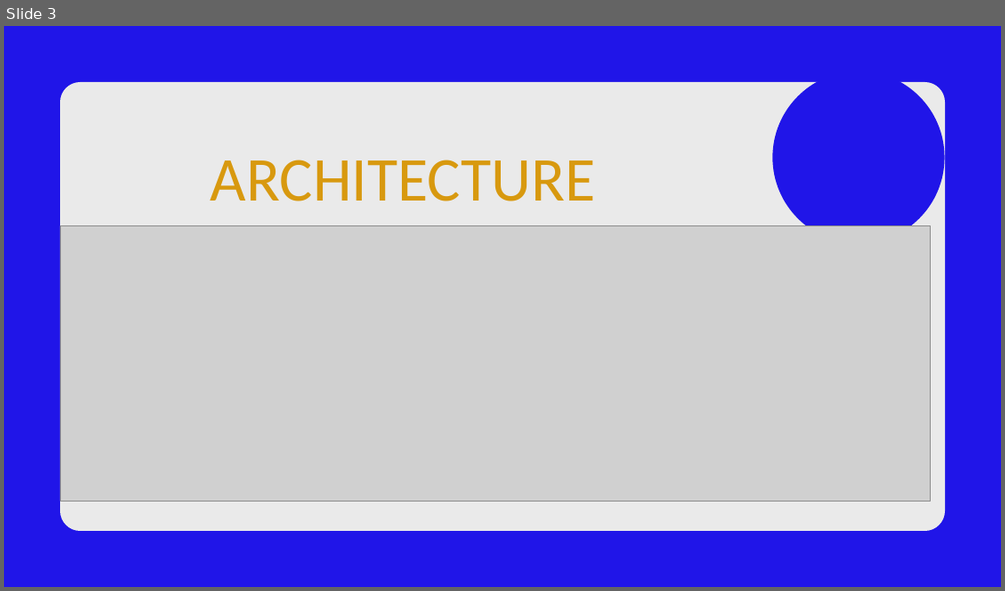
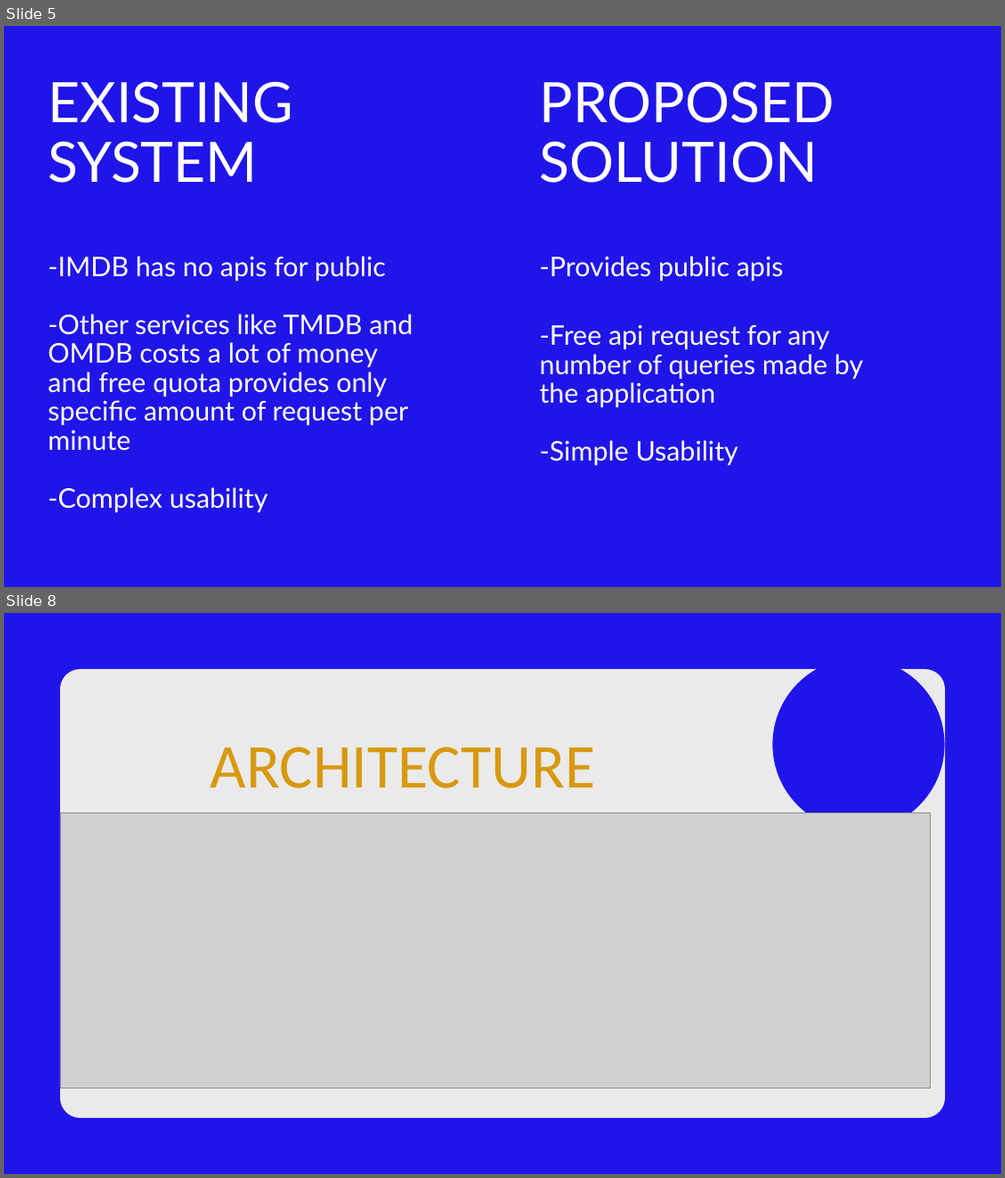
Before and after one commit to bhattaraijay05/msql-spring-react, a slide deck: java project.pptx. Shown one above the other, each under a label of ours: slide 3 before the commit, slides 5 and 8 after it; the slides between them are not shown. The pictures are 1005x591 and 1005x1178 pixels, drawn with LibreOffice and Linux fonts; fonts in the diff are those of the drawing; grey boxes stand for pictures; background and template pictures are left out. Boxes give left, top, right and bottom in pixels: in the first picture for what was removed or moved away, otherwise in the second. Text is boxed around its words. In the diff, an @@ line names an element or a change of style, - is before the commit and + after.

```diff
--- a/java project.pptx
+++ b/java project.pptx
@@ slide 5 added at bbox=[4, 26, 1001, 587], background #2015E8 @@
@@ text added at bbox=[48, 81, 413, 513], 39.1 pt, text #FFFFFF @@
+EXISTING SYSTEM
+-IMDB has no apis for public
+-Other services like TMDB and OMDB costs a lot of money and free quota provides only specific amount of request per minute
+-Complex usability
@@ text added at bbox=[540, 81, 863, 466], 39.1 pt, text #FFFFFF @@
+PROPOSED SOLUTION
+-Provides public apis
+-Free api request for any number of queries made by the application
+-Simple Usability
@@ what was slide 3 is now slide 8 @@
```
Also in this commit, not shown: 4 slides changed, 5 other slides added, 3 slides removed, 6 other files.
